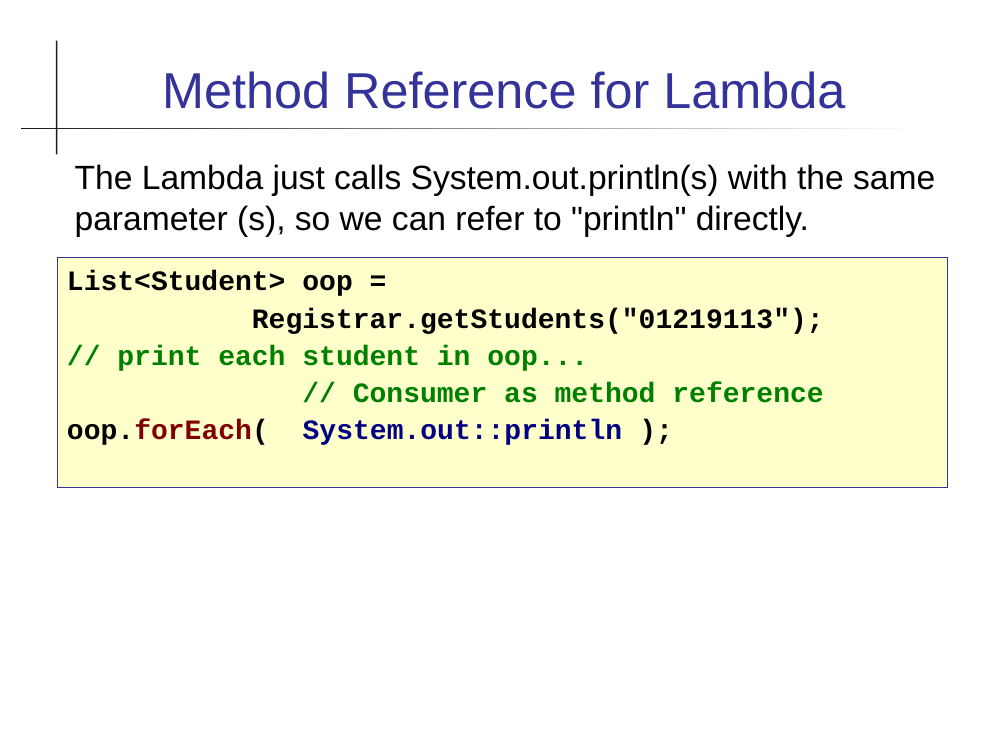
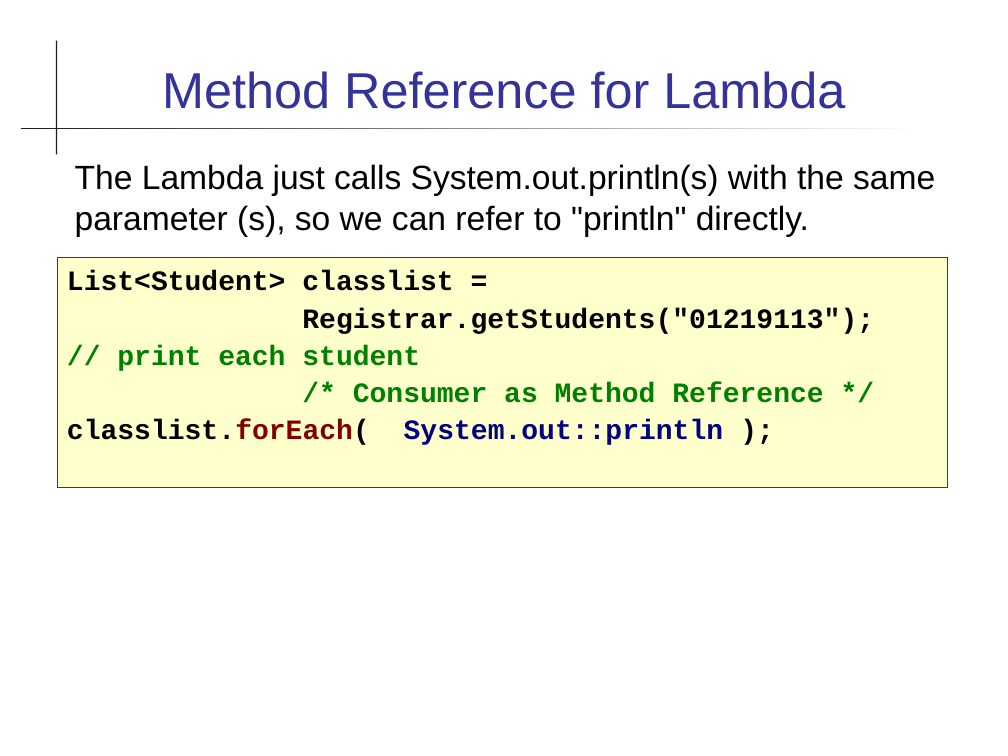
Before and after one commit to skeoop/skeoop.github.io, a slide deck: slide 10 of week13/Java-8-Features.ppt. Drawn at 1008x756 pixels with LibreOffice and Linux fonts; fonts in the diff are those of the drawing. Boxes give left, top, right and bottom in pixels: in the first picture for what was removed or moved away, otherwise in the second. Text is boxed around its words. In the diff, an @@ line names an element or a change of style, - is before the commit and + after.

```diff
--- a/week13/Java-8-Features.ppt
+++ b/week13/Java-8-Features.ppt
@@ text in rectangle at box(67, 271, 453, 291): text changed @@
-List<Student> oop =
+List<Student> classlist =
@@ text in rectangle at box(67, 345, 823, 445): text changed @@
-// print each student in oop...
-// Consumer as method reference
-oop.forEach( System.out::println );
+// print each student
+/* Consumer as Method Reference */
+classlist.forEach( System.out::println );
```
Also in this commit, not shown: 16 other slides changed, 1 slide added, 10 other files.
